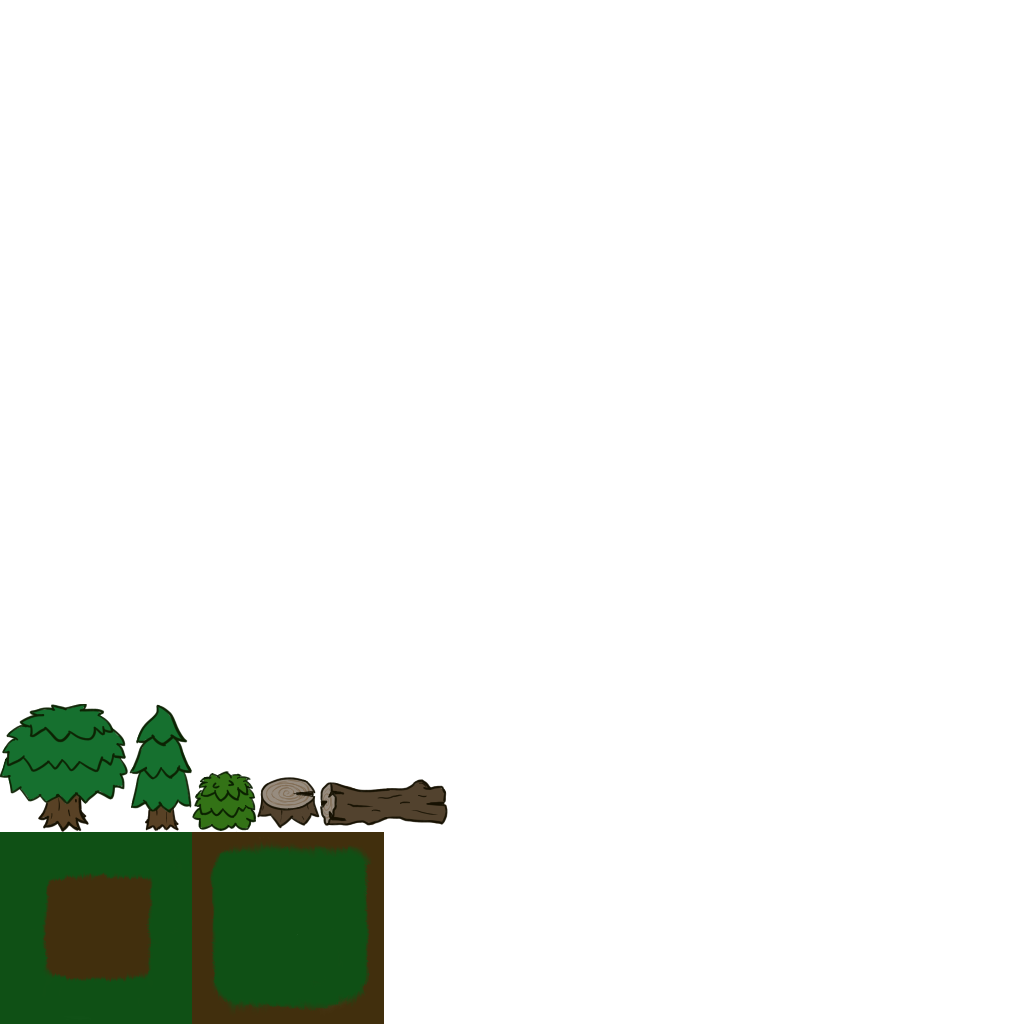
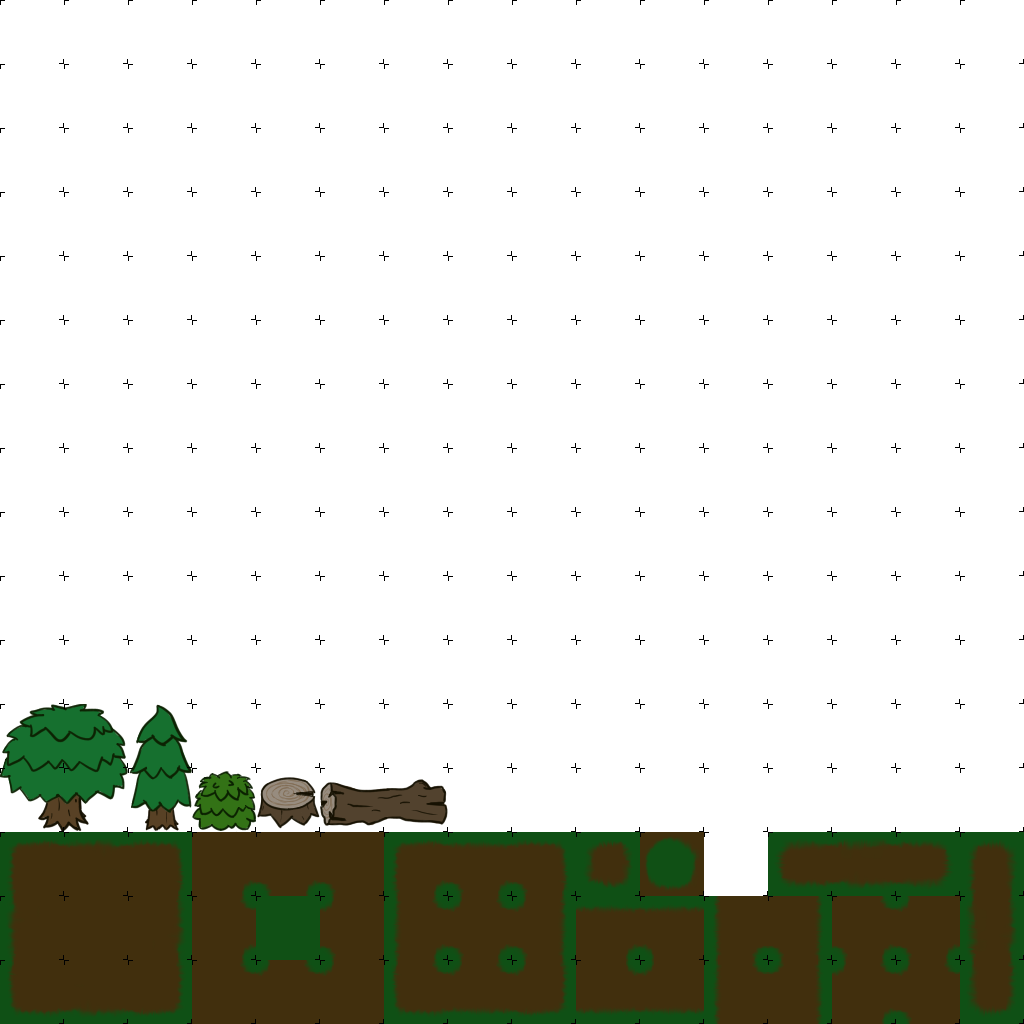
Layered file, before and after one edit (1024x1024). Changes by layer:
showed group "grid" (20 layers) over [0, 0, 1024, 1024]
painted on "4,4" over [768, 0, 1024, 320]
painted on "4,3" over [768, 256, 1024, 576]
painted on "4,2" over [768, 512, 1024, 832]
painted on "3,4" over [512, 0, 768, 320]
painted on "3,3" over [512, 256, 768, 576]
painted on "3,2" over [512, 512, 768, 832]
painted on "2,4" over [256, 0, 512, 320]
painted on "2,3" over [256, 256, 512, 576]
painted on "2,2" over [256, 512, 512, 832]
painted on "1,4" over [0, 0, 256, 320]
painted on "1,3" over [0, 256, 256, 576]
painted on "1,2" over [0, 512, 256, 832]
removed layer "grass tiles" over [128, 768, 448, 1024]
added group "regular dirt tiles" with 9 layers above "grass tiles" over [0, 704, 320, 1024]
added group "grass tiles" with 10 layers above "crossroad and turns" over [0, 0, 1024, 1024]
added layer "grass" in group "grass tiles" over [0, 0, 1024, 1024]
added group "crossroad and turns" with 10 layers above "L roads horizontal" over [320, 704, 640, 1024]
added group "L roads horizontal" with 5 layers above "L roads v" over [512, 832, 1024, 1024]
added layer "tr" (2nd of 4, in "L roads horizontal") in group "L roads horizontal" over [640, 832, 1024, 1024]
added group "road h" with 4 layers above "patches" over [512, 704, 1023, 960]
added layer "dirt" (5th of 6, in "road h") in group "road h" over [512, 704, 960, 960]
added group "patches" with 3 layers above "Background" over [320, 768, 767, 1024]
added layer "dirt patch" in group "patches" over [320, 768, 704, 1024]
…and 61 more changes (54 added, 6 painted, 1 removed)
